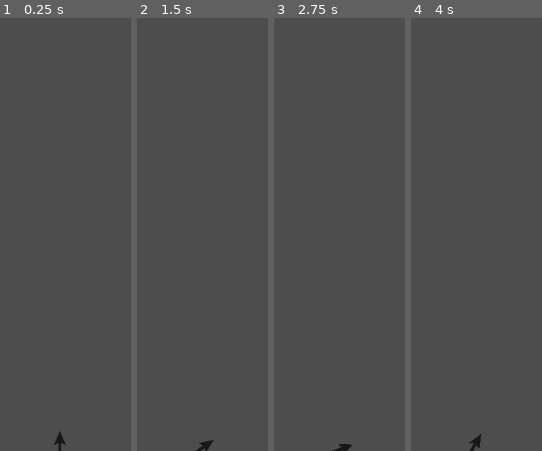
Above: before the commit, frames 1-4 (left to right).
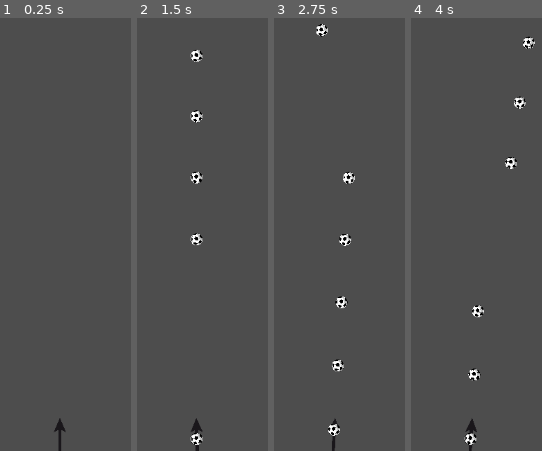
Above: after the commit, the same moments.

Repository: astrowild99/godot-bouncing-ball-game
Game: Godot game, scene res://scenes/game.tscn
Same seed, same stepped clock (60 frames per second), same inputs: the game is played once before the commit and once after it.
Inputs:
- Up to frame 1 (0.25 s): no input
- Up to frame 2 (1.5 s): tap Enter (ui_accept) at 0.5, 0.6, 0.77, 1.07, 1.35 s; hold Right (ui_right) 0.53-1.28 s; hold Left (ui_left) from 1.28 s (still down)
- Up to frame 3 (2.75 s): tap Enter (ui_accept) at 1.52, 1.82, 2.1 s; release Left (ui_left) at 2.03 s; hold Right (ui_right) from 2.03 s (still down)
- Up to frame 4 (4 s): tap Enter (ui_accept) at 2.85, 3.02, 3.32, 3.6, 3.77 s; release Right (ui_right) at 3.53 s; hold Left (ui_left) from 3.53 s (still down)

The runs differ from the first frame. In frame 1, 0.2% of the frame differs, in the area x 41-51%, y 92-99%; in frame 2, 1.3%; in frame 3, 1.5%; in frame 4, 1.5%, in the area x 40-95%, y 4-100%.

Commit message:
shooting is done

Diff:
--- a/project.godot
+++ b/project.godot
@@ -38,6 +38,10 @@
 ]
 }
 
+[physics]
+
+2d/default_gravity=0.0
+
 [rendering]
 
 renderer/rendering_method="mobile"
--- a/scenes/ball.tscn
+++ b/scenes/ball.tscn
@@ -1,16 +1,22 @@
-[gd_scene load_steps=3 format=3 uid="uid://lak7wqcgxa7r"]
+[gd_scene load_steps=4 format=3 uid="uid://lak7wqcgxa7r"]
 
 [ext_resource type="Texture2D" uid="uid://rifidgqwq40m" path="res://res/sprite/ball.png" id="1_g3djs"]
+[ext_resource type="Script" path="res://script/ball.gd" id="1_pf32j"]
 
 [sub_resource type="CircleShape2D" id="CircleShape2D_gabwe"]
-radius = 15.0333
+radius = 9.0
 
 [node name="Ball" type="RigidBody2D"]
+script = ExtResource("1_pf32j")
 
 [node name="Sprite2D" type="Sprite2D" parent="."]
 position = Vector2(-1, -1)
-scale = Vector2(0.02, 0.02)
+scale = Vector2(0.012, 0.012)
 texture = ExtResource("1_g3djs")
 
 [node name="CollisionShape2D" type="CollisionShape2D" parent="."]
 shape = SubResource("CircleShape2D_gabwe")
+
+[node name="VisibleOnScreenNotifier2D" type="VisibleOnScreenNotifier2D" parent="."]
+
+[connection signal="screen_exited" from="VisibleOnScreenNotifier2D" to="." method="_on_visible_on_screen_notifier_2d_screen_exited"]
--- a/scenes/cannon.tscn
+++ b/scenes/cannon.tscn
@@ -17,3 +17,9 @@
 [node name="CollisionShape2D" type="CollisionShape2D" parent="."]
 position = Vector2(-1, 0)
 shape = SubResource("RectangleShape2D_bbib3")
+
+[node name="ShootingDelay" type="Timer" parent="."]
+wait_time = 0.1
+one_shot = true
+
+[connection signal="timeout" from="ShootingDelay" to="." method="_on_shooting_delay_timeout"]
--- a/scenes/game.tscn
+++ b/scenes/game.tscn
@@ -1,9 +1,12 @@
-[gd_scene load_steps=2 format=3 uid="uid://cl3t47t7iwnd5"]
+[gd_scene load_steps=3 format=3 uid="uid://cl3t47t7iwnd5"]
 
 [ext_resource type="PackedScene" uid="uid://6kbk5swfi8a7" path="res://scenes/cannon.tscn" id="1_7uibq"]
+[ext_resource type="PackedScene" uid="uid://lak7wqcgxa7r" path="res://scenes/ball.tscn" id="2_tytcf"]
 
 [node name="Game" type="Node2D"]
 
 [node name="Cannon" parent="." instance=ExtResource("1_7uibq")]
-position = Vector2(578, 649)
+position = Vector2(578, 630)
+max_bullets = 5
+ball_scene = ExtResource("2_tytcf")
 metadata/_edit_group_ = true
--- /dev/null
+++ b/script/ball.gd
@@ -0,0 +1,15 @@
+extends RigidBody2D
+class_name Ball
+
+
+# Called when the node enters the scene tree for the first time.
+func _ready():
+	pass # Replace with function body.
+
+
+# Called every frame. 'delta' is the elapsed time since the previous frame.
+func _process(delta):
+	pass
+
+func _on_visible_on_screen_notifier_2d_screen_exited():
+	queue_free()
--- a/script/cannon.gd
+++ b/script/cannon.gd
@@ -3,12 +3,19 @@
 
 # region public vars
 # angles are in degrees, moving from 0 (full right) to 180 (full left)
+@export_group("mobility")
 @export var min_angle: int = 15
 @export var max_angle: int = 165
-
 @export var radial_speed: float = 100
 
+@export_group("bullet")
+@onready var shooting_delay = $ShootingDelay
+@export var bullet_speed = 800
+
+@export_group("")
 @export var max_bullets: int = 1 # gets updated when the user takes a +1 block
+@export var ball_scene: PackedScene # the ball
+var bullets: int = max_bullets # gets updated during the shooting
 # endregion public vars
 # region private vars
 var state_factory: CannonStateFactory = CannonStateFactory.new(self)
@@ -32,19 +39,21 @@
 
 # region process
 
-func process_input(delta):
-	var expected_rotation = rotation_degrees
-	if (Input.is_action_pressed("ui_left")):
-		expected_rotation -= radial_speed * delta
-	if (Input.is_action_pressed("ui_right")):
-		expected_rotation += radial_speed * delta
-	if (Input.is_action_just_pressed("ui_accept")):
-		state.handle_accept_action()
-
-	if (abs(expected_rotation) < max_angle && abs(expected_rotation) > min_angle):
-		rotation_degrees = expected_rotation
+func shoot():
+	print("I am shooting baby")
+	var ball = ball_scene.instantiate()
+	var new_ball_rotation = get_rotation()
+	ball.linear_velocity = Vector2(bullet_speed, 0.0).rotated(new_ball_rotation)
+	print(ball.linear_velocity)
+	add_child(ball)
 
 func _process(delta):
-	process_input(delta)
+	state.process_input(delta)
+	state.on_process(delta)
 
 # endregion process
+
+# region events
+func _on_shooting_delay_timeout():
+	state.on_shooting_delay_timeout()
+# endregion events
--- a/script/state/cannon_state.gd
+++ b/script/state/cannon_state.gd
@@ -5,10 +5,21 @@
 func _init(cannon: Cannon):
 	self.cannon = cannon
 
-# to be extended to choose what to do when the user presses shoot
-func handle_accept_action():
+# region events
+# called when the transition to the current state happens
+func on_transition():
 	pass
 
 # to be called for every frame
 func on_process(delta):
 	pass
+
+# this is called when the shooting delay timer times out
+func on_shooting_delay_timeout():
+	pass
+# endregion events
+
+# region inputs
+func process_input(delta):
+	pass
+# endregion inputs
--- a/script/state/cannon_state_factory.gd
+++ b/script/state/cannon_state_factory.gd
@@ -10,8 +10,10 @@
 	}
 
 func get_state(state_name: String) -> CannonState:
+	var state : CannonState = states.get("null")
 	if states.has(state_name):
-		return states.get(state_name)
+		state = states.get(state_name)
 	else:
 		printerr("No state ", state_name, " found")
-		return states.get("null")
+	state.on_transition()
+	return state
--- a/script/state/idle_state.gd
+++ b/script/state/idle_state.gd
@@ -1,6 +1,17 @@
 extends CannonState
 class_name IdleCannonState
 
-func handle_accept_action():
-	print("I am about to shoot")
-	pass
+func on_transition():
+	print("going back to idle")
+
+func process_input(delta):
+	var expected_rotation = cannon.rotation_degrees
+	if (Input.is_action_pressed("ui_left")):
+		expected_rotation -= cannon.radial_speed * delta
+	if (Input.is_action_pressed("ui_right")):
+		expected_rotation += cannon.radial_speed * delta
+	if (Input.is_action_just_pressed("ui_accept")):
+		cannon.state = cannon.state_factory.get_state("shooting")
+
+	if (abs(expected_rotation) < cannon.max_angle && abs(expected_rotation) > cannon.min_angle):
+		cannon.rotation_degrees = expected_rotation
--- a/script/state/shooting_state.gd
+++ b/script/state/shooting_state.gd
@@ -1,2 +1,15 @@
 extends CannonState
 class_name ShootingCannonState
+
+func on_transition():
+	cannon.bullets = cannon.max_bullets
+	cannon.shooting_delay.start()
+
+func on_shooting_delay_timeout():
+	if (cannon.bullets > 0):
+		cannon.shoot()
+		cannon.bullets -= 1
+		cannon.shooting_delay.start()
+	else:
+		cannon.bullets = cannon.max_bullets
+		cannon.state = cannon.state_factory.get_state("idle")
